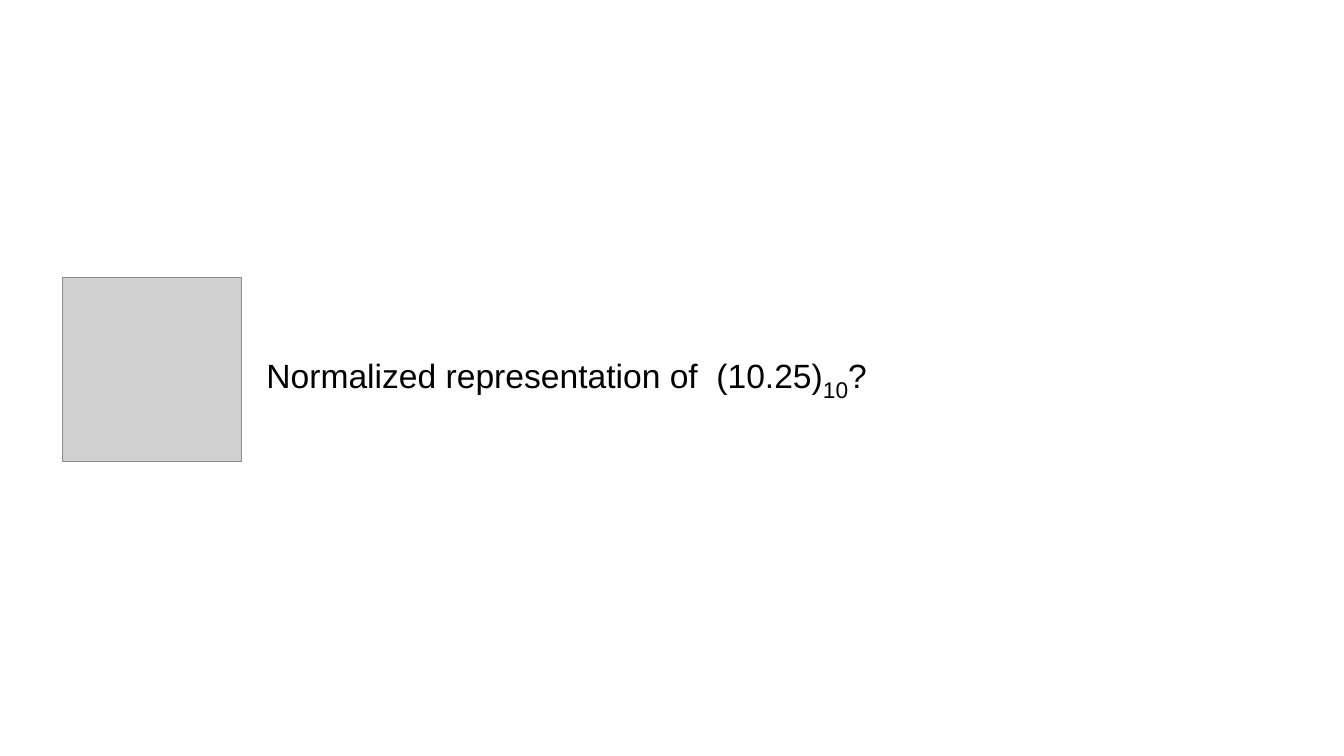
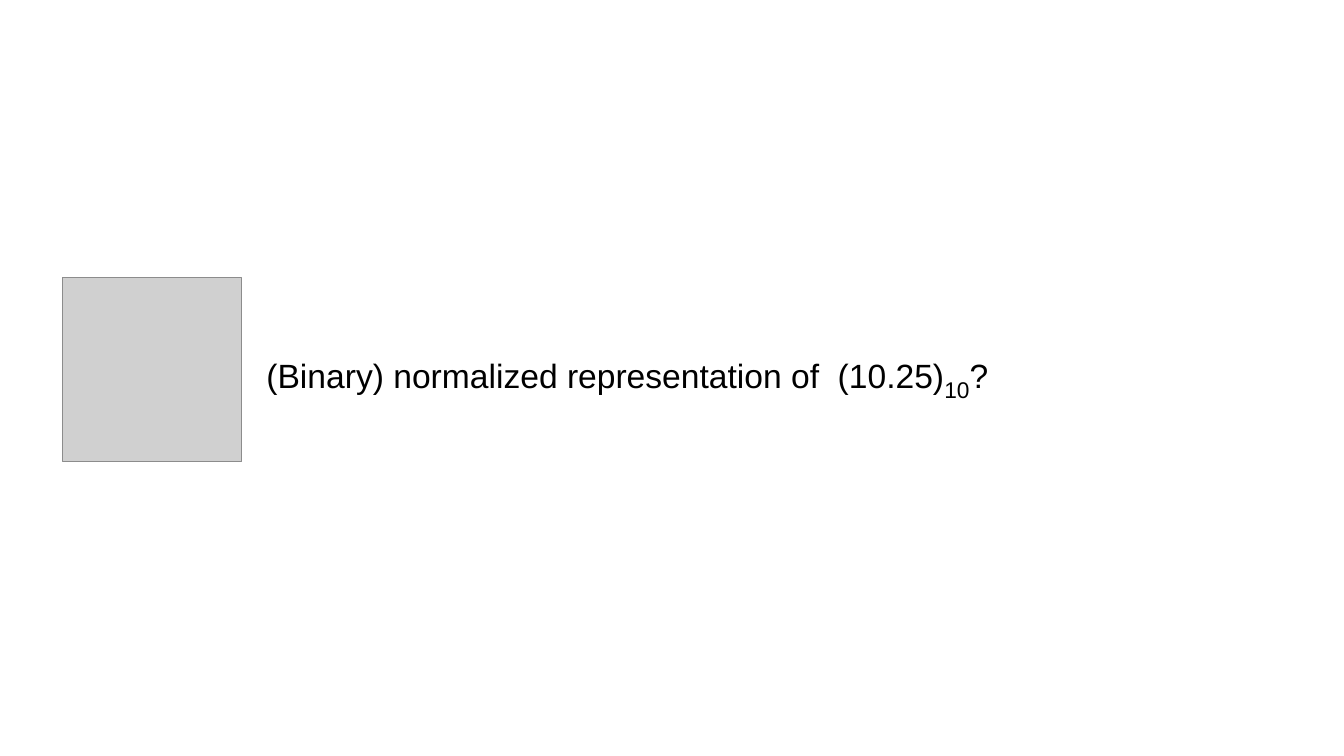
Before and after one commit to NYU-CSO/nyu-cso.github.io, a slide deck: slide 42 of notes/02-bits_bytes_int_cont.pptx (slide 43 before the commit). Drawn at 1344x756 pixels with LibreOffice and Linux fonts; fonts in the diff are those of the drawing; grey boxes stand for pictures. Boxes give left, top, right and bottom in pixels: in the first picture for what was removed or moved away, otherwise in the second. Text is boxed around its words. In the diff, an @@ line names an element or a change of style, - is before the commit and + after.

```diff
--- a/notes/02-bits_bytes_int_cont.pptx
+++ b/notes/02-bits_bytes_int_cont.pptx
@@ text at (266,363,969,399): text changed @@
-Normalized representation of (10.25)10?
+(Binary) normalized representation of (10.25)10?
```
Also in this commit, not shown: 13 other slides changed, 1 slide removed, 2 other files.
